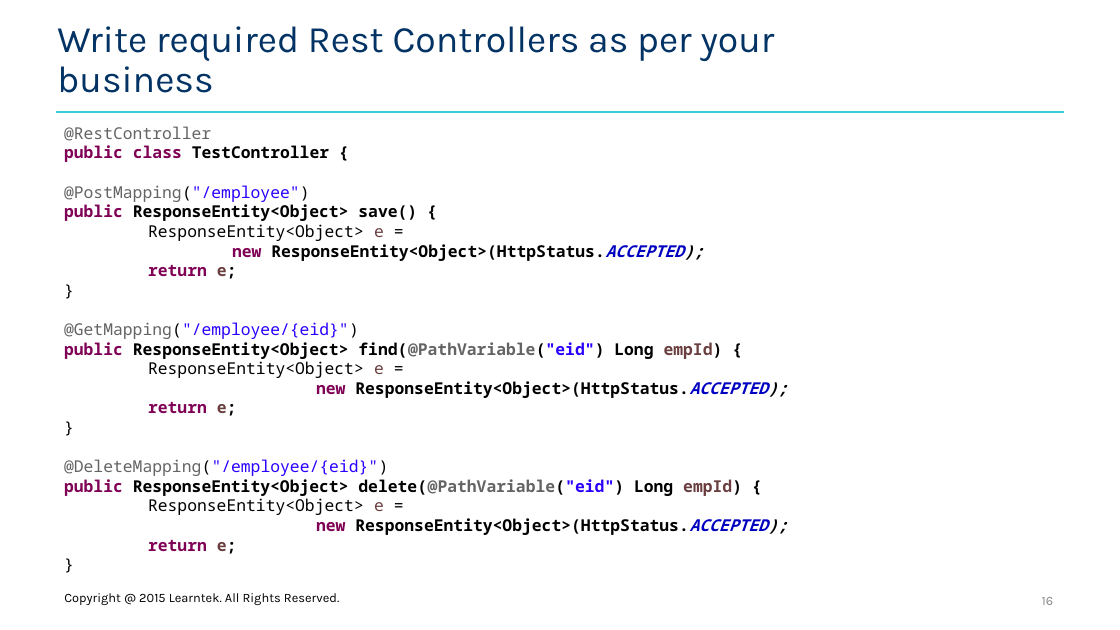
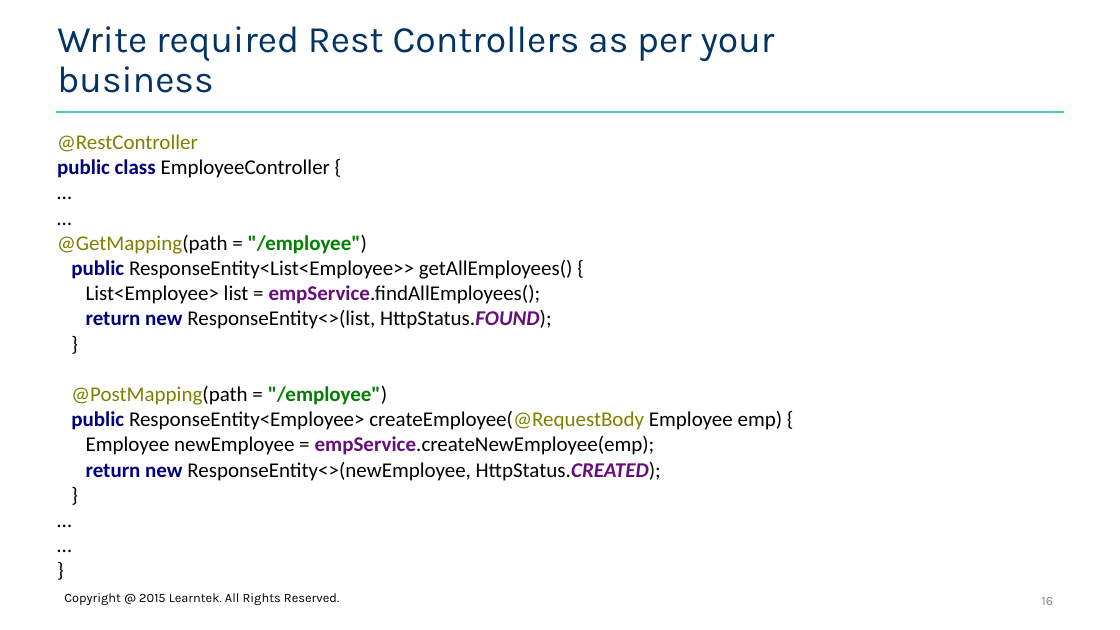
Before and after one commit to santoshkar/Microservice, a slide deck: slide 16 of Presentations/Part-3-Micro Service with Spring.pptx. Drawn at 1120x630 pixels with LibreOffice and Linux fonts; fonts in the diff are those of the drawing; background and template pictures are left out. Boxes give left, top, right and bottom in pixels: in the first picture for what was removed or moved away, otherwise in the second. Text is boxed around its words. In the diff, an @@ line names an element or a change of style, - is before the commit and + after.

```diff
--- a/Presentations/Part-3-Micro Service with Spring.pptx
+++ b/Presentations/Part-3-Micro Service with Spring.pptx
@@ text at (57, 134, 783, 481): text changed; size 14 to 18 pt; font Noto Sans Mono to Calibri; bold off @@
-@RestController
-public class TestController {
-@PostMapping("/employee")
-public ResponseEntity<Object> save() {
-ResponseEntity<Object> e =
-new ResponseEntity<Object>(HttpStatus.ACCEPTED);
-return e;
-}
-@GetMapping("/employee/{eid}")
-public ResponseEntity<Object> find(@PathVariable("eid") Long empId) {
-ResponseEntity<Object> e =
-new ResponseEntity<Object>(HttpStatus.ACCEPTED);
-return e;
-}
-@DeleteMapping("/employee/{eid}")
-public ResponseEntity<Object> delete(@PathVariable("eid") Long empId) {
-ResponseEntity<Object> e =
-new ResponseEntity<Object>(HttpStatus.ACCEPTED);
-return e;
-}
+@RestController
+public class EmployeeController {
+…
+…
+@GetMapping(path = "/employee")
+public ResponseEntity<List<Employee>> getAllEmployees() {
+List<Employee> list = empService.findAllEmployees();
+return new ResponseEntity<>(list, HttpStatus.FOUND);
+}
+@PostMapping(path = "/employee")
+public ResponseEntity<Employee> createEmployee(@RequestBody Employee emp) {
+Employee newEmployee = empService.createNewEmployee(emp);
+return new ResponseEntity<>(newEmployee, HttpStatus.CREATED);
+}
+…
+…
+}
```
Also in this commit, not shown: 1 other slide changed, 2 other files.
